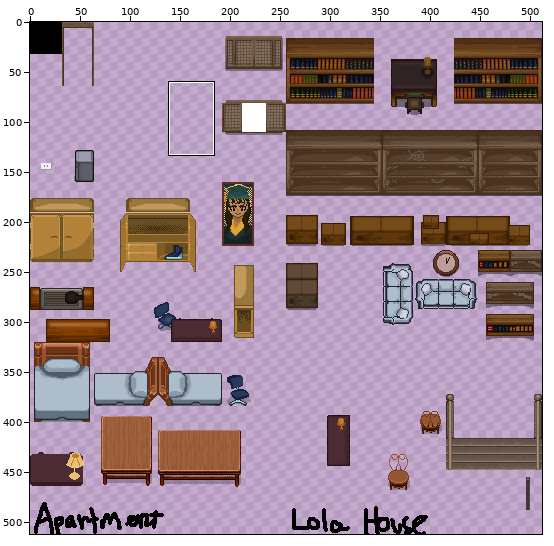
Two versions of one sprite sheet, LIT12Game/img/tilesets/LIT-Inside_B.png. The first picture is a wide view before the edit; the outline marks the close-up.
Close-up. Before:
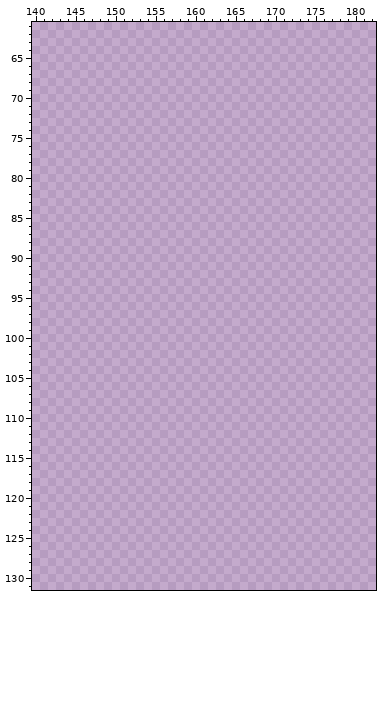
The file is 512x512 pixels. Pixels under 10% opacity are left out. Colours within 5 levels of each other are drawn and written as one. Shown: x 140..182, y 61..131.
Palette (. is transparent): 
Pixels before (only the part around the change), first column x 140:
 61 ...........................................
 62 ...........................................
 63 ...........................................
 64 ...........................................
 65 ...........................................
 66 ...........................................
 67 ...........................................
 68 ...........................................
 69 ...........................................
 70 ...........................................
 71 ...........................................
 72 ...........................................
 73 ...........................................
 74 ...........................................
 75 ...........................................
 76 ...........................................
 77 ...........................................
 78 ...........................................
 79 ...........................................
 80 ...........................................
 81 ...........................................
 82 ...........................................
 83 ...........................................
 84 ...........................................
 85 ...........................................
 86 ...........................................
 87 ...........................................
 88 ...........................................
 89 ...........................................
 90 ...........................................
 91 ...........................................
 92 ...........................................
 93 ...........................................
 94 ...........................................
 95 ...........................................
 96 ...........................................
 97 ...........................................
 98 ...........................................
 99 ...........................................
100 ...........................................
101 ...........................................
102 ...........................................
103 ...........................................
104 ...........................................
105 ...........................................
106 ...........................................
107 ...........................................
108 ...........................................
109 ...........................................
110 ...........................................
111 ...........................................
112 ...........................................
113 ...........................................
114 ...........................................
115 ...........................................
116 ...........................................
117 ...........................................
118 ...........................................
119 ...........................................
120 ...........................................
121 ...........................................
122 ...........................................
123 ...........................................
124 ...........................................
125 ...........................................
126 ...........................................
127 ...........................................
128 ...........................................
129 ...........................................
130 ...........................................
131 ...........................................
And afterwards:
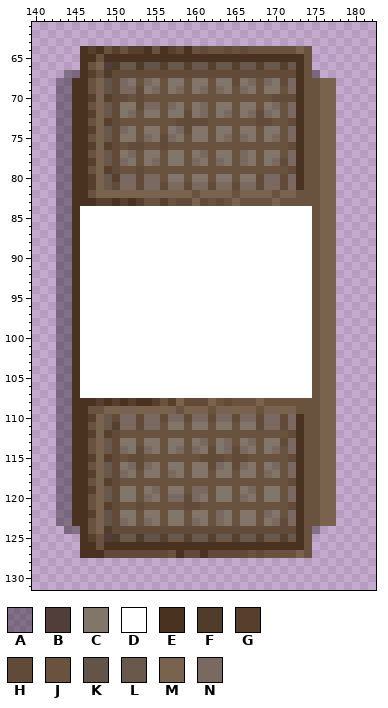
Colours new in this view: A #00000057  B #513e3a  C #82766b  D #ffffff  E #4a3220  F #503c2a  G #563f2c  H #624a38  J #69533f  K #63544a  L #69584c  M #79634f  N #7a6960
Change:
y 64: x 146..174 ............................. -> EGEJGJGGEJEGHEJHJJHJHJJJJJJMJ
y 65: x 146..174 ............................. -> EEJEEEEEEEEEEEEEEEEEEEEEEEEEJ
y 66: x 146..174 ............................. -> EJMBFLLFKKGLLGLLGLLGLLGLLGLEJ
y 67: x 144..175 ................................ -> AAEGJFHHHHHHHHHHHHHHHHHHHHHHHEJA
y 68: x 143..177 ................................... -> AAEEJMKHNCJNCJCCJCCJCCHCNJNCHNEJJMM
y 69: x 143..177 ................................... -> AAEEJMKHNNHCNJCNJCNJNCJNCJCCJNEJJMM
y 70: x 143..177 ................................... -> AAEEGMGHHJHJJJJJJJJJJJJJJJJHHHEJJMM
y 71: x 143..177 ................................... -> AAEEJMLHCCHNNJNCJCNJCCJCCJCNJNEJJMM
y 72: x 143..177 ................................... -> AAEEGMLHCNJCCJCCHCNJCNJCNHNCJNEJJMM
y 73: x 143..177 ................................... -> AAEEJMGHJJJJJJJHHHHJJJJJJHHJJHEJJMM
y 74: x 143..177 ................................... -> AAEEGMLHNCJCCJCNHCCJCCJCCJCCJNEJJMM
y 75: x 143..177 ................................... -> AAEEJMLHCCJNCHNCJCCJCNJNCJCNJNEJJMM
y 76: x 143..177 ................................... -> AAEEGMGHJHHJJHJJJJJJJJJJJJJJJHEJJMM
y 77: x 143..177 ................................... -> AAEEJMLHCNJCCJCCJCNJCCJNCJCCJNEJJMM
y 78: x 143..177 ................................... -> AAEEGMLHNCJCNJCCJNCJNCJNCJCNHNEJJMM
y 79: x 143..177 ................................... -> AAEEJMGHJJHJJJJJJJJJJJJJJJJJJHEJJMM
y 80: x 143..177 ................................... -> AAEEGMLGNNHNNJCCJCCJCCJCCHNNHNEJJMM
y 81: x 143..177 ................................... -> AAEEGMLHNNHNNHNNHNNHNNHNNHNNHNEJJMM
y 82: x 143..177 ................................... -> AAEEJMMMMMMMMMMMMJMMMMJMMMMJMMJJJMM
y 83: x 143..177 ................................... -> AAEEEGGEGEGJJGJHHMHJHJMJJJJMJJJJJMM
y 84..107: x 143..177 ................................... -> AAEDDDDDDDDDDDDDDDDDDDDDDDDDDDDDJMM
y 108: x 143..177 ................................... -> AAEEEGEGEGEEGJGMHHHMJHJJJMJJJJJJJMM
y 109: x 143..177 ................................... -> AAEEJJMMMMMMMMMJMMMJMMMMMJMMMMJJJMM
y 110: x 143..177 ................................... -> AAEEGMLHNNHNNHNNHNNHNNHNNHNNHNEJJMM
y 111: x 143..177 ................................... -> AAEEJMLGNNHNNJCCJCCJCCJCCHNNHNEJJMM
y 112: x 143..177 ................................... -> AAEEGMGHJJJJJJJJJJJJJJJJJJJJJHEJJMM
y 113: x 143..177 ................................... -> AAEEJMLHCCJCCJCCJCNJCNJCNJCCHNEJJMM
y 114: x 143..177 ................................... -> AAEEJMLHNCHNCJCNJNCHCNHNCJCNJNEJJMM
y 115: x 143..177 ................................... -> AAEEGMGHJHHJJJJJJJHHHJHHJJJJJHEJJMM
y 116: x 143..177 ................................... -> AAEEJMLHCNHNCJCCJCCHNCHNCJCNJNEJJMM
y 117: x 143..177 ................................... -> AAEEGMLHNCJCCJNCJCCJCCJCCJNCJNEJJMM
y 118: x 143..177 ................................... -> AAEEJMGHJJJJJJJJJJJJJJJJJJJJJHEJJMM
y 119: x 143..177 ................................... -> AAEEGMLHCCJCNJCCJNNJCCJCNJCCJNEJJMM
y 120: x 143..177 ................................... -> AAEEJMLHCCJNCJNNHNCJCCJNCJCCJNEJJMM
y 121: x 143..177 ................................... -> AAEEJMGHJJHJJJJJHHJJJJJJJJJJJHEJJMM
y 122: x 143..177 ................................... -> AAEEGMKHCCJCCJCCJCCJNCJCCJNCJNEJJMM
y 123: x 143..177 ................................... -> AAEEJMKHNCJNCJCCJNCJNCJCCJCNHNEJJMM
y 124: x 144..175 ................................ -> AAEJMFHHHHHHHHHHHHHHHHHHHHHHHEJA
y 125: x 146..174 ............................. -> EGJBFLLFKKGLLGLLGLLGLLGLLGLEJ
y 126: x 146..174 ............................. -> EEJEEEEEEEEEEEEEEEEEEEEEEEEEJ
y 127: x 146..174 ............................. -> EEEHHHHHHHHJEHHEHHHHHJHJJJJMJ
Boxes around the changes in both close-ups, in picture pixels (x1, y1, x2, y2):
added: (56, 46, 336, 558)
